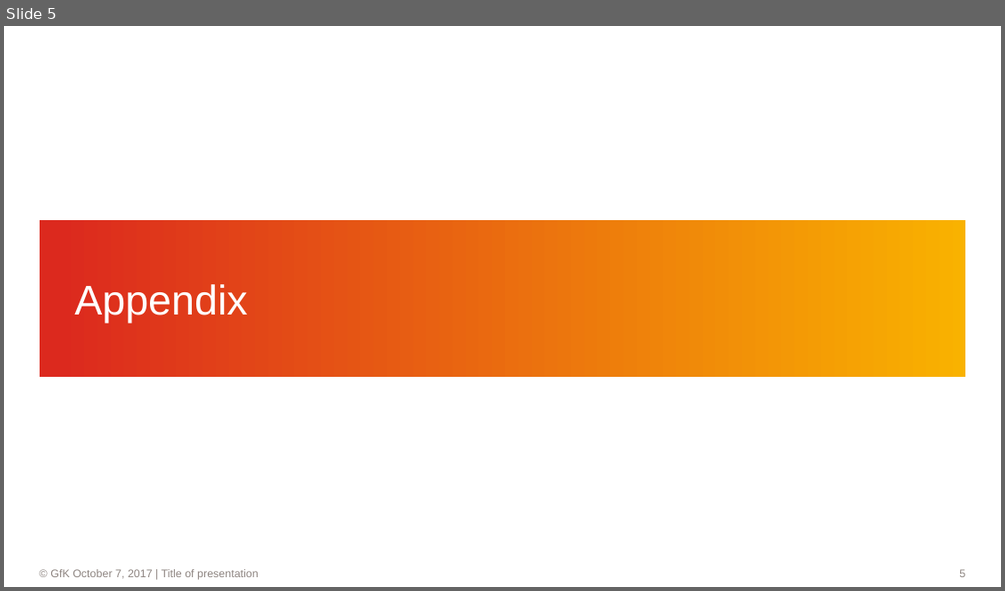
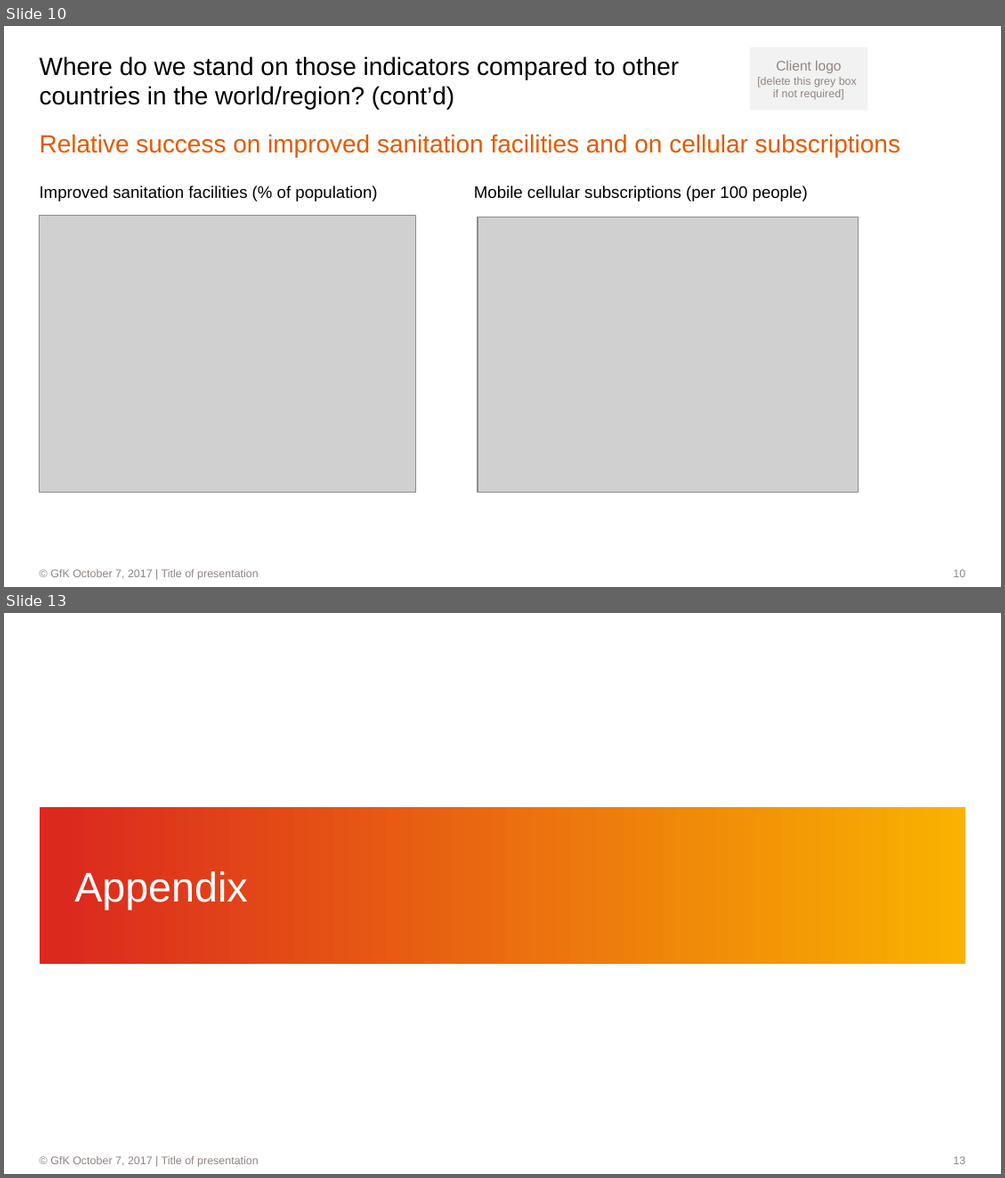
Before and after one commit to dl7631/Predict_World_Happiness, a slide deck: World Happiness.pptx. Shown one above the other, each under a label of ours: slide 5 before the commit, slides 10 and 13 after it; the slides between them are not shown. The pictures are 1005x591 and 1005x1178 pixels, drawn with LibreOffice and Linux fonts; fonts in the diff are those of the drawing; grey boxes stand for pictures; background and template pictures are left out. Boxes give left, top, right and bottom in pixels: in the first picture for what was removed or moved away, otherwise in the second. Text is boxed around its words. In the diff, an @@ line names an element or a change of style, - is before the commit and + after.

```diff
--- a/World Happiness.pptx
+++ b/World Happiness.pptx
@@ slide 10 added at bbox=[4, 26, 1001, 587], background #FFFFFF; not listed: 2 template elements that a slide beside it also shows @@
@@ rectangle added at bbox=[750, 47, 867, 110], fill #F2F2F2, 8 pt, text #928580 @@
+Client logo
+[delete this grey box
+if not required]
@@ title added at bbox=[40, 56, 679, 110], 18 pt, text #000000 @@
+Where do we stand on those indicators compared to other countries in the world/region? (cont’d)
@@ text added at bbox=[40, 134, 900, 157], 18 pt, text #E55A00 @@
+Relative success on improved sanitation facilities and on cellular subscriptions
@@ text added at bbox=[40, 185, 377, 201], 12 pt, text #000000 @@
+Improved sanitation facilities (% of population)
@@ text added at bbox=[474, 185, 808, 201], 12 pt, text #000000 @@
+Mobile cellular subscriptions (per 100 people)
@@ picture added at bbox=[39, 216, 416, 492] @@
@@ picture added at bbox=[477, 217, 858, 491] @@
@@ what was slide 5 is now slide 13 @@
@@ page number at bbox=[953, 1156, 965, 1164]: text changed @@
-5
+13
```
Also in this commit, not shown: 11 other slides added, 4 slides removed, 2 other files.
